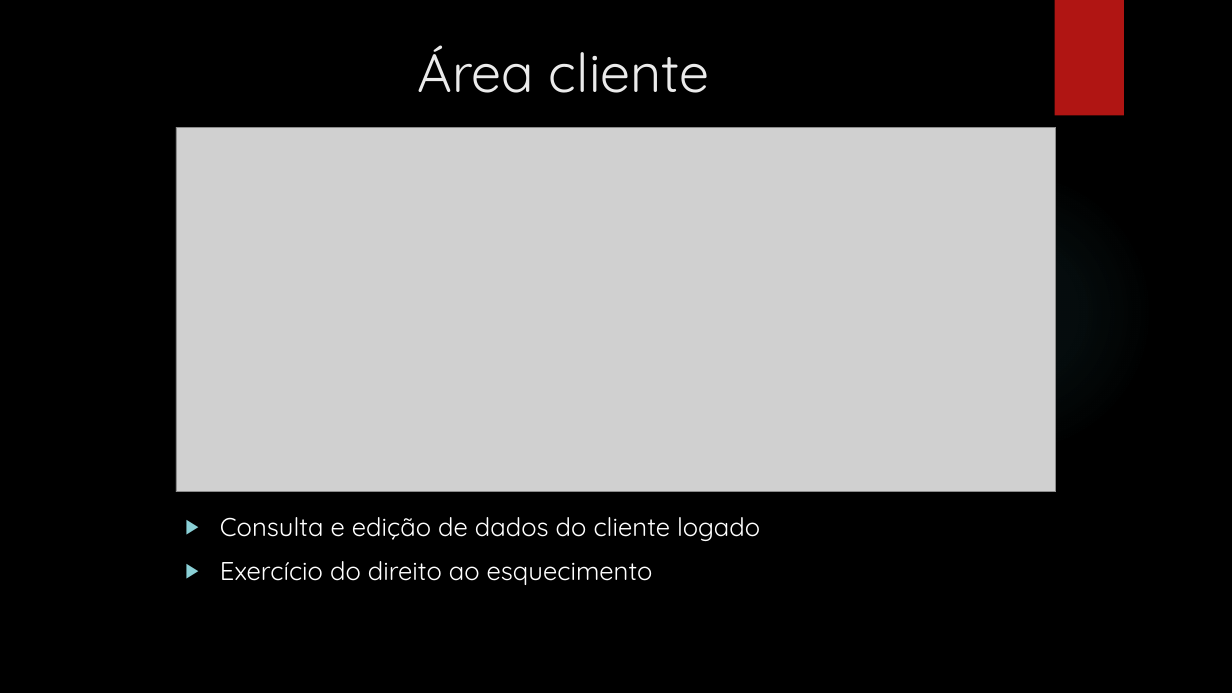
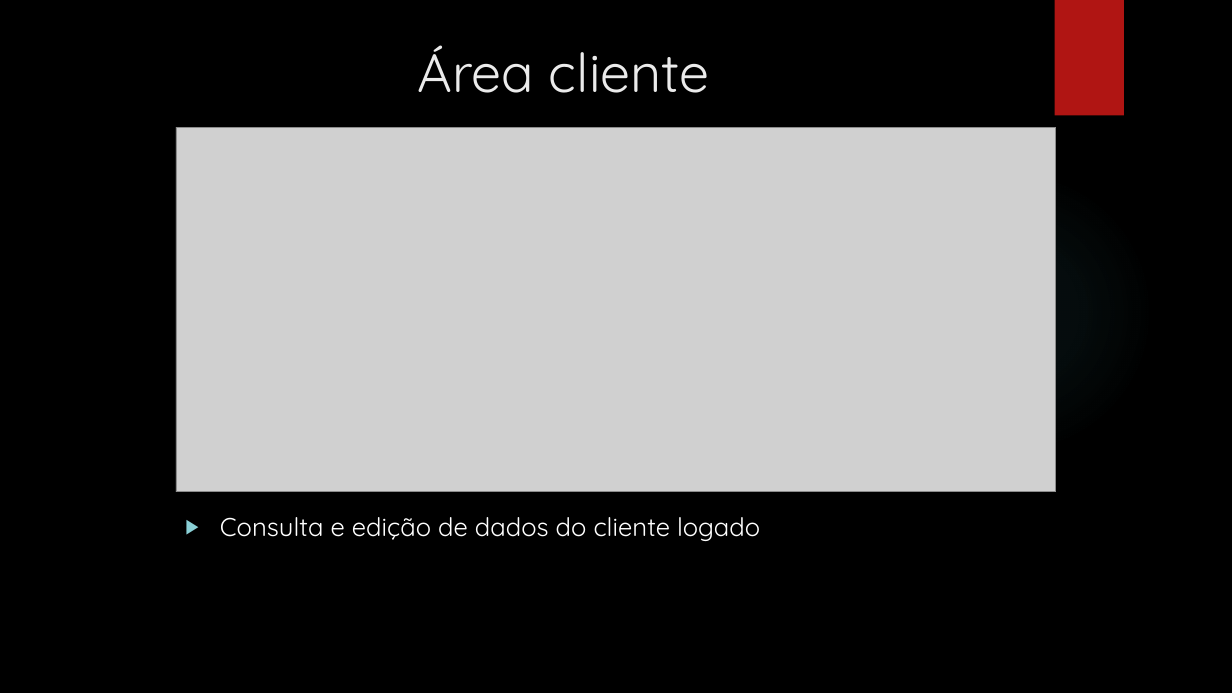
Before and after one commit to MarcoPinheiro21/MyOwnCutlery, a slide deck: slide 16 of Apresentacao_3NA1.pptx (slide 15 before the commit). Drawn at 1232x693 pixels with LibreOffice and Linux fonts; fonts in the diff are those of the drawing; grey boxes stand for pictures; background and template pictures are left out. Boxes give left, top, right and bottom in pixels: in the first picture for what was removed or moved away, otherwise in the second. Text is boxed around its words. In the diff, an @@ line names an element or a change of style, - is before the commit and + after.

```diff
--- a/Apresentacao_3NA1.pptx
+++ b/Apresentacao_3NA1.pptx
@@ text at (220,561,653,585): paragraph removed @@
-▶ Exercício do direito ao esquecimento
```
Also in this commit, not shown: 1 slide added.
